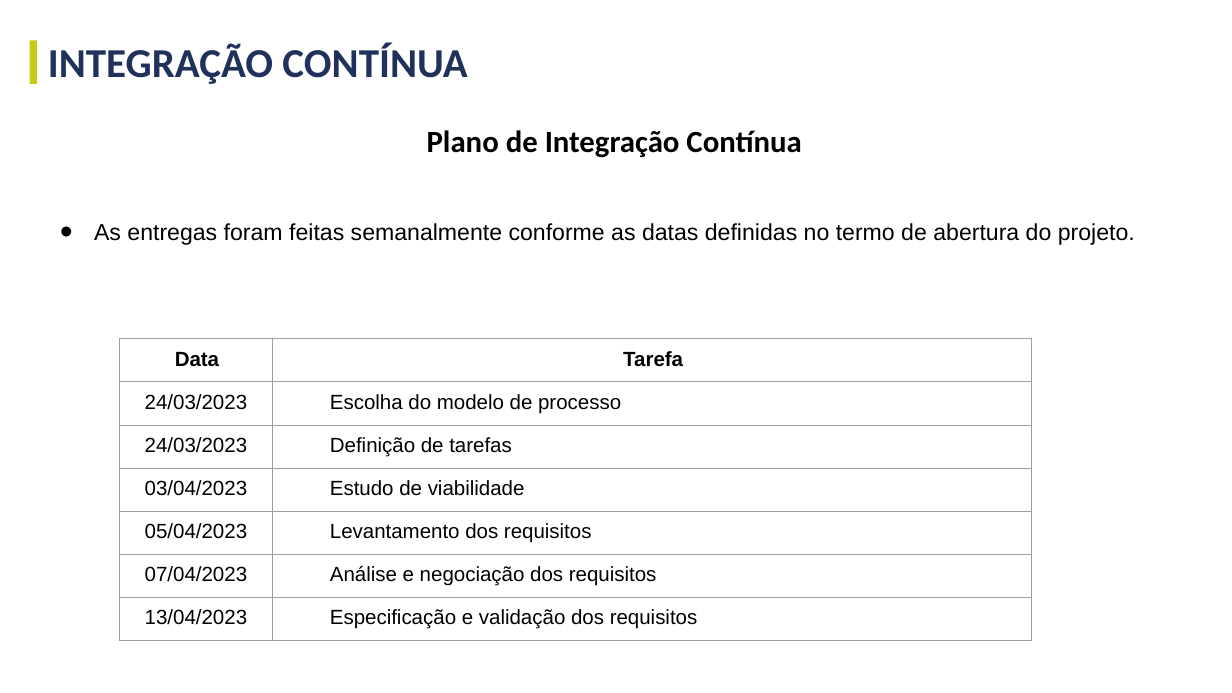
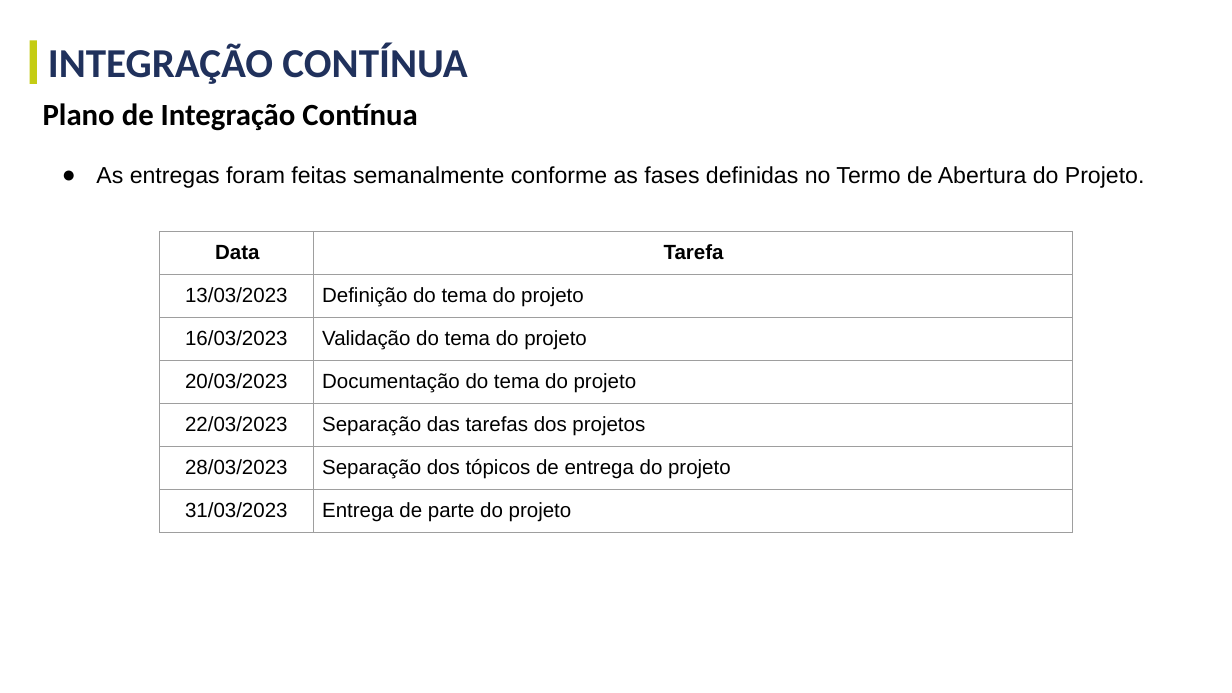
Before and after one commit to GustavoGinoTerezo/projetos-faculdade, a slide deck: slide 5 of terceiro-semestre/documentacao-e-templates/gestao-e-qualidade-de-software/Gestão e Qualidade de SW - Projeto A3 - Template.pptx. Drawn at 1232x693 pixels with LibreOffice and Linux fonts; fonts in the diff are those of the drawing. Boxes give left, top, right and bottom in pixels: in the first picture for what was removed or moved away, otherwise in the second. Text is boxed around its words. In the diff, an @@ line names an element or a change of style, - is before the commit and + after.

```diff
--- a/terceiro-semestre/documentacao-e-templates/gestao-e-qualidade-de-software/Gestão e Qualidade de SW - Projeto A3 - Template.pptx
+++ b/terceiro-semestre/documentacao-e-templates/gestao-e-qualidade-de-software/Gestão e Qualidade de SW - Projeto A3 - Template.pptx
@@ text "Plano de Integração Contínua": place and size @@
-text "Plano de Integração Contínua" at (427,130,801,158)
+text "Plano de Integração Contínua" at (43,103,417,131)
@@ text "Plano de Integração Contínua" at (43,103,417,131): alignment centre to left @@
@@ text at (96,166,1145,188): text changed @@
-● As entregas foram feitas semanalmente conforme as datas definidas no termo de abertura do projeto.
+● As entregas foram feitas semanalmente conforme as fases definidas no Termo de Abertura do Projeto.
@@ table at (160,231,1073,533) @@
-row 2, column 1: 24/03/2023
+row 2, column 1: 13/03/2023
-row 2, column 2: Escolha do modelo de processo
+row 2, column 2: Definição do tema do projeto
-row 3, column 1: 24/03/2023
+row 3, column 1: 16/03/2023
-row 3, column 2: Definição de tarefas
+row 3, column 2: Validação do tema do projeto
-row 4, column 1: 03/04/2023
+row 4, column 1: 20/03/2023
-row 4, column 2: Estudo de viabilidade
+row 4, column 2: Documentação do tema do projeto
-row 5, column 1: 05/04/2023
+row 5, column 1: 22/03/2023
-row 5, column 2: Levantamento dos requisitos
+row 5, column 2: Separação das tarefas dos projetos
-row 6, column 1: 07/04/2023
+row 6, column 1: 28/03/2023
-row 6, column 2: Análise e negociação dos requisitos
+row 6, column 2: Separação dos tópicos de entrega do projeto
-row 7, column 1: 13/04/2023
+row 7, column 1: 31/03/2023
-row 7, column 2: Especificação e validação dos requisitos
+row 7, column 2: Entrega de parte do projeto
@@ table: place and size @@
-table at (119,339,1032,642)
+table at (160,231,1073,533)
```
Also in this commit, not shown: 19 other slides changed, 3 slides added, 1 slide removed, 5 other files.
